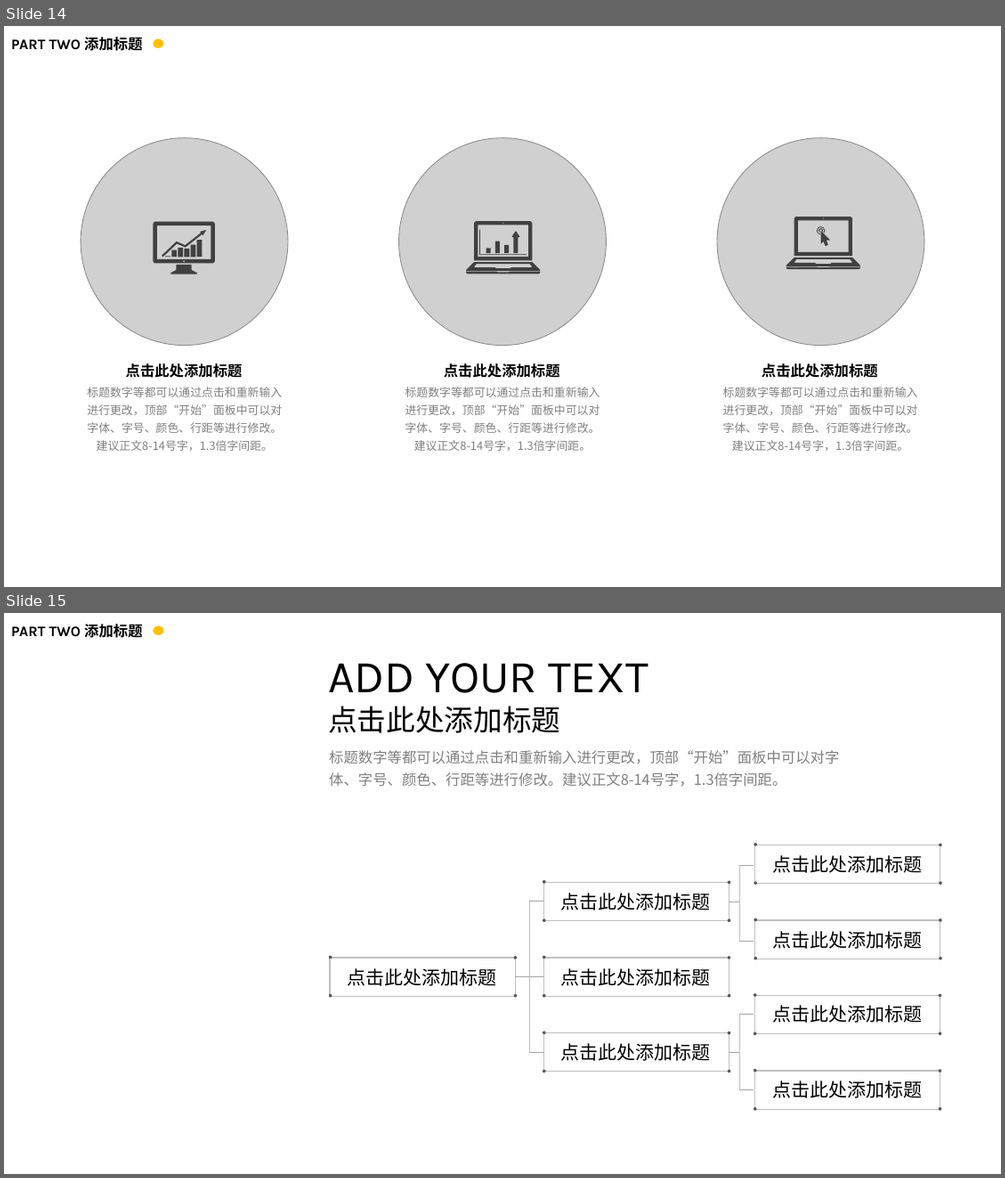
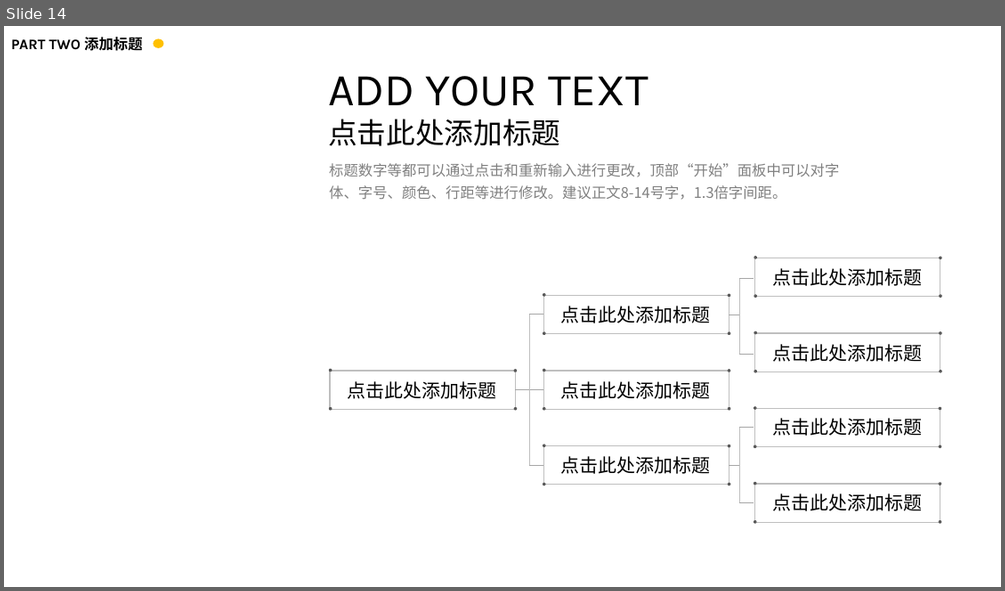
Before and after one commit to kaixinbaba/rlshare, a slide deck: 机器学习分享-神经网络.pptx. Shown one above the other, each under a label of ours: slides 14 and 15 before the commit, slide 14 after it. The pictures are 1005x1178 and 1005x591 pixels, drawn with LibreOffice and Linux fonts; fonts in the diff are those of the drawing; grey boxes stand for pictures; background and template pictures are left out. Boxes give left, top, right and bottom in pixels: in the first picture for what was removed or moved away, otherwise in the second. Text is boxed around its words. In the diff, an @@ line names an element or a change of style, - is before the commit and + after.

```diff
--- a/机器学习分享-神经网络.pptx
+++ b/机器学习分享-神经网络.pptx
@@ slide 14 removed at [4, 26, 1001, 587], background #FFFFFF @@
@@ text removed at [11, 37, 142, 51] @@
-PART TWO 添加标题
@@ ellipse removed at [153, 38, 163, 47] @@
@@ picture removed at [81, 138, 288, 346] @@
@@ picture removed at [399, 138, 606, 346] @@
@@ picture removed at [718, 138, 924, 346] @@
@@ group removed at [153, 221, 215, 274]: 9 freeform shapes @@
@@ group removed at [466, 221, 540, 274]: 8 freeform shapes @@
@@ group removed at [786, 216, 860, 270]: 6 freeform shapes @@
@@ text removed at [126, 363, 243, 378] @@
-点击此处添加标题
@@ text removed at [444, 363, 560, 378] @@
-点击此处添加标题
@@ text removed at [761, 363, 878, 378] @@
-点击此处添加标题
@@ text removed at [87, 386, 282, 451] @@
-标题数字等都可以通过点击和重新输入进行更改，顶部“开始”面板中可以对字体、字号、颜色、行距等进行修改。建议正文8-14号字，1.3倍字间距。
@@ text removed at [405, 386, 600, 451] @@
-标题数字等都可以通过点击和重新输入进行更改，顶部“开始”面板中可以对字体、字号、颜色、行距等进行修改。建议正文8-14号字，1.3倍字间距。
@@ text removed at [723, 386, 918, 451] @@
-标题数字等都可以通过点击和重新输入进行更改，顶部“开始”面板中可以对字体、字号、颜色、行距等进行修改。建议正文8-14号字，1.3倍字间距。
@@ what was slide 15 is now slide 14 @@
```
Also in this commit, not shown: 8 slides changed, 2 slides added, 2 other slides removed.
